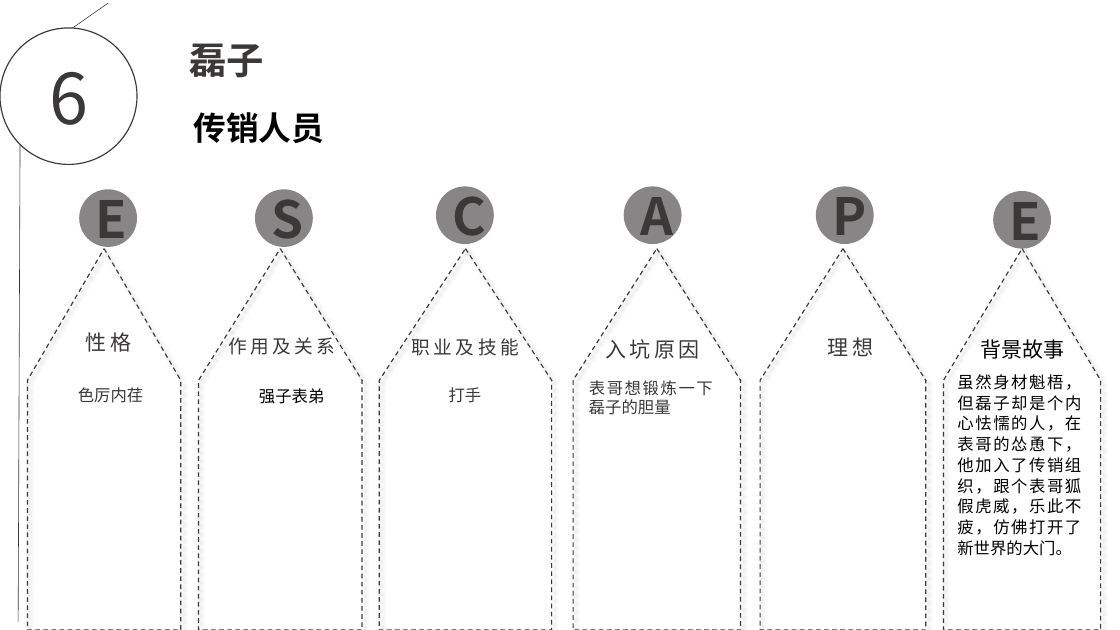
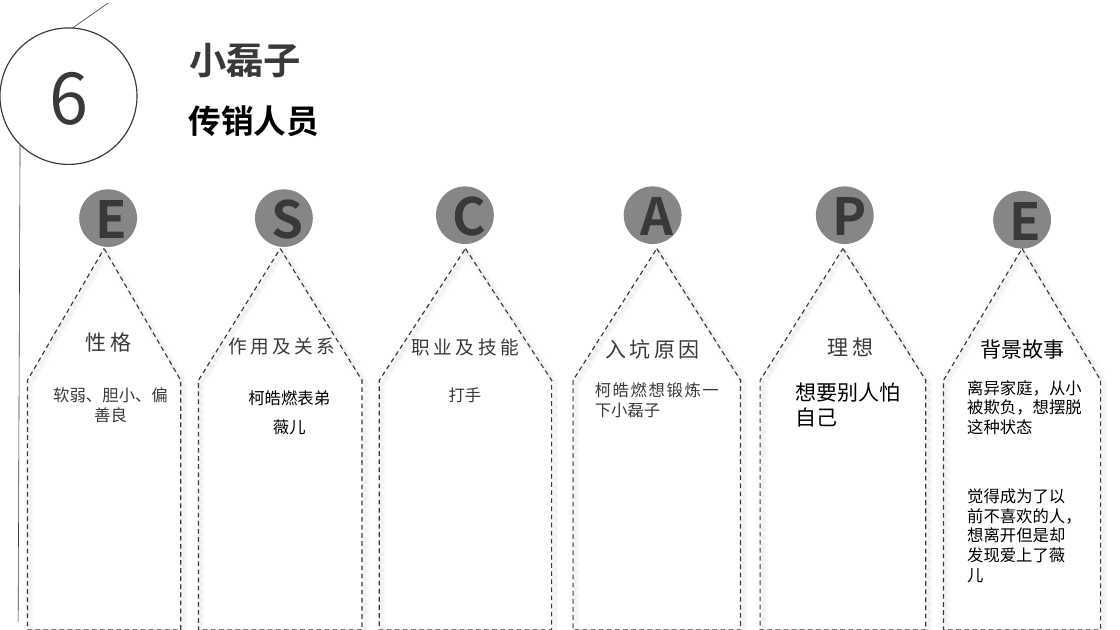
Before and after one commit to EscapeChuanxiao/ChuanXiao, a slide deck: slide 6 of escape.pptx. Drawn at 1120x630 pixels with LibreOffice and Linux fonts; fonts in the diff are those of the drawing; background and template pictures are left out. Boxes give left, top, right and bottom in pixels: in the first picture for what was removed or moved away, otherwise in the second. Text is boxed around its words. In the diff, an @@ line names an element or a change of style, - is before the commit and + after.

Commit message:
7.19
世界观讨论

```diff
--- a/escape.pptx
+++ b/escape.pptx
@@ text at bbox=[189, 42, 301, 78]: text changed @@
-磊子
+小磊子
@@ text "传销人员": place and size @@
-text "传销人员" at bbox=[193, 112, 324, 143]
+text "传销人员" at bbox=[188, 105, 319, 136]
@@ text at bbox=[53, 387, 168, 423]: text changed @@
-色厉内荏
+软弱、胆小、偏善良
@@ text at bbox=[595, 382, 719, 418]: text changed @@
-表哥想锻炼一下磊子的胆量
+柯皓燃想锻炼一下小磊子
@@ text added at bbox=[796, 382, 901, 427], 18 pt, text #000000 @@
+想要别人怕自己
@@ text removed at bbox=[957, 374, 1081, 556] @@
-虽然身材魁梧，但磊子却是个内心怯懦的人，在表哥的怂恿下，他加入了传销组织，跟个表哥狐假虎威，乐此不疲，仿佛打开了新世界的大门。
@@ text added at bbox=[967, 380, 1082, 435], 14 pt, text #000000 @@
+离异家庭，从小被欺负，想摆脱这种状态
@@ text at bbox=[248, 390, 330, 406]: text changed @@
-强子表弟
+柯皓燃表弟
@@ text added at bbox=[273, 419, 306, 435], 14 pt, text #000000 @@
+薇儿
@@ text added at bbox=[967, 488, 1082, 582], 14 pt, text #000000 @@
+觉得成为了以前不喜欢的人，想离开但是却发现爱上了薇儿
```
Also in this commit, not shown: 6 other slides changed, 1 other file.
